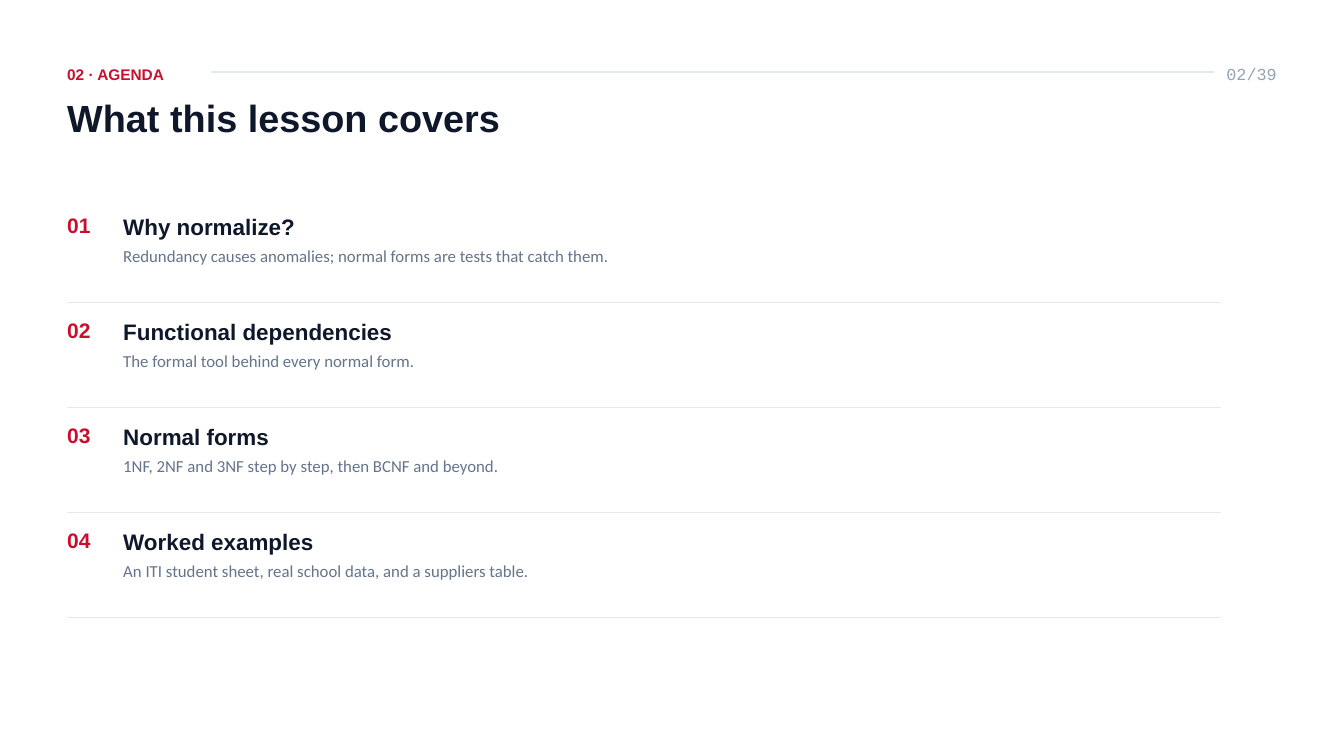
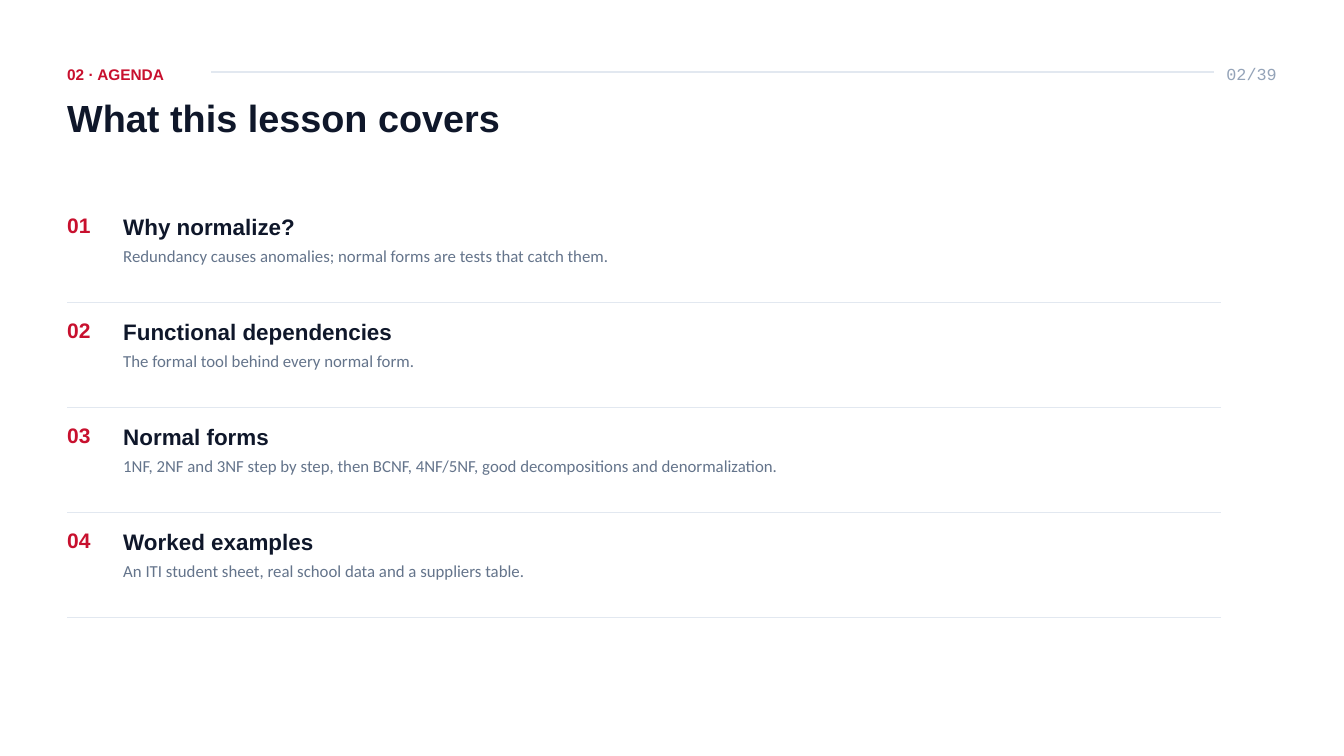
Before and after one commit to ahmedatef2007/db-slides, a slide deck: slide 2 of pptx/ITI_Database_Course_Lesson_5_Normalization.pptx. Drawn at 1344x756 pixels with LibreOffice and Linux fonts; fonts in the diff are those of the drawing. Boxes give left, top, right and bottom in pixels: in the first picture for what was removed or moved away, otherwise in the second. Text is boxed around its words. In the diff, an @@ line names an element or a change of style, - is before the commit and + after.

```diff
--- a/pptx/ITI_Database_Course_Lesson_5_Normalization.pptx
+++ b/pptx/ITI_Database_Course_Lesson_5_Normalization.pptx
@@ text at [123,460,777,475]: text changed @@
-1NF, 2NF and 3NF step by step, then BCNF and beyond.
+1NF, 2NF and 3NF step by step, then BCNF, 4NF/5NF, good decompositions and denormalization.
@@ text at [123,565,524,580]: text changed @@
-An ITI student sheet, real school data, and a suppliers table.
+An ITI student sheet, real school data and a suppliers table.
```
Also in this commit, not shown: 2 other slides changed, 8 other files.
